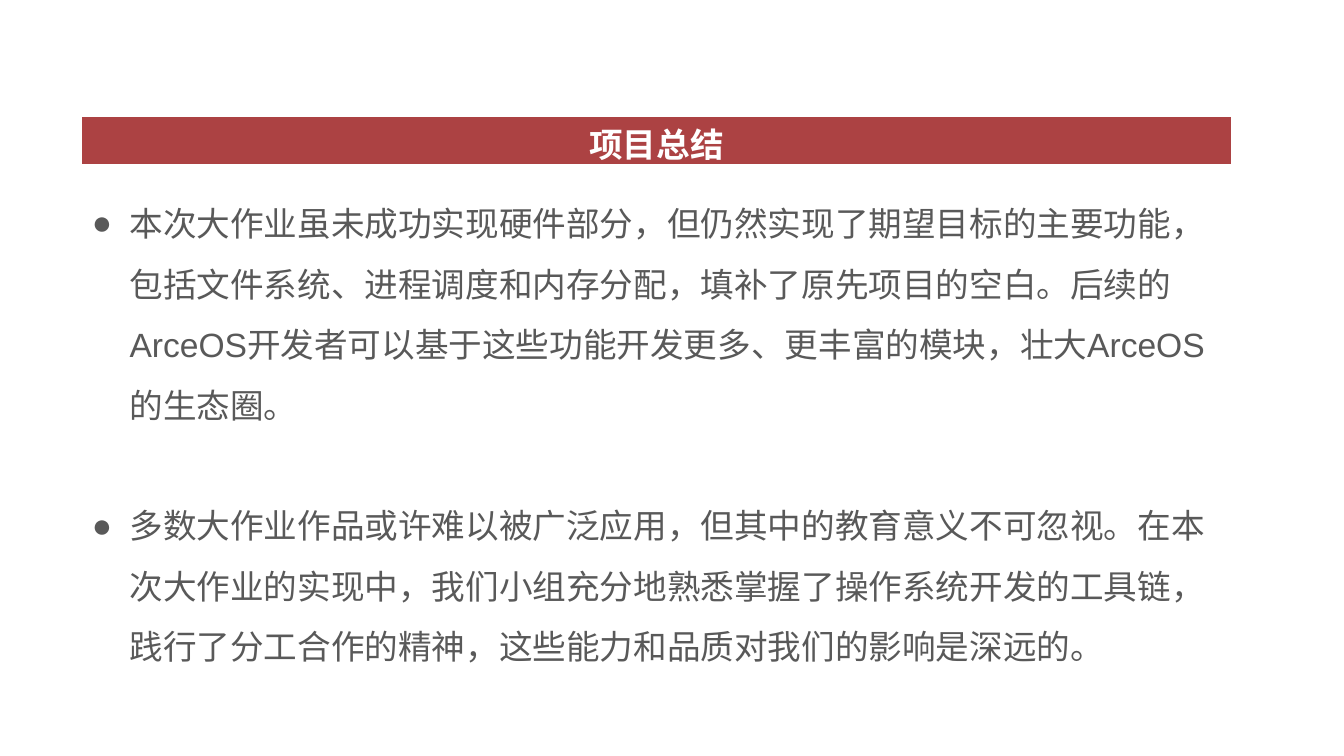
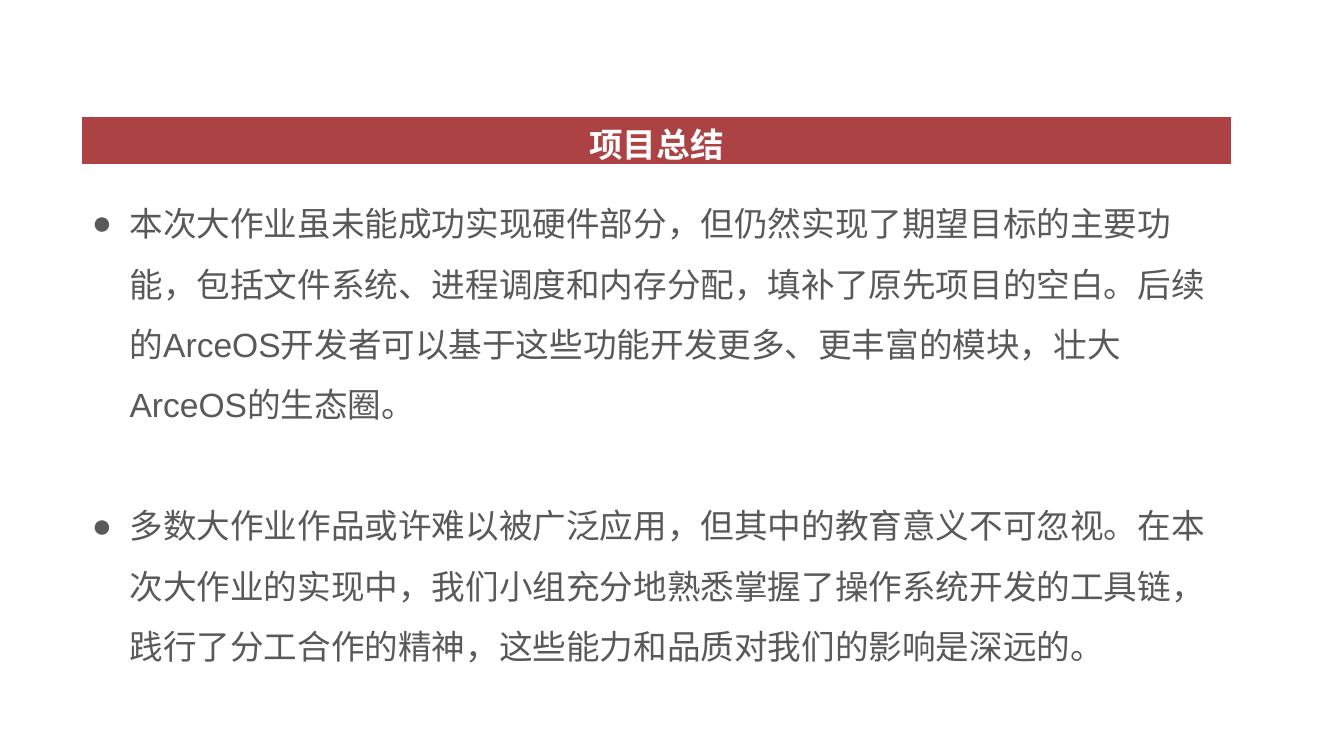
Before and after one commit to OSH-2023/Actus_Neopiritus, a slide deck: slide 39 of researches/结题汇报.pptx (slide 35 before the commit). Drawn at 1344x756 pixels with LibreOffice and Linux fonts; fonts in the diff are those of the drawing. Boxes give left, top, right and bottom in pixels: in the first picture for what was removed or moved away, otherwise in the second. Text is boxed around its words. In the diff, an @@ line names an element or a change of style, - is before the commit and + after.

```diff
--- a/researches/结题汇报.pptx
+++ b/researches/结题汇报.pptx
@@ text at (130,207,1205,420): text changed @@
-● 本次大作业虽未成功实现硬件部分，但仍然实现了期望目标的主要功能，包括文件系统、进程调度和内存分配，填补了原先项目的空白。后续的ArceOS开发者可以基于这些功能开发更多、更丰富的模块，壮大ArceOS的生态圈。
+● 本次大作业虽未能成功实现硬件部分，但仍然实现了期望目标的主要功能，包括文件系统、进程调度和内存分配，填补了原先项目的空白。后续的ArceOS开发者可以基于这些功能开发更多、更丰富的模块，壮大ArceOS的生态圈。
```
Also in this commit, not shown: 2 other slides changed, 6 slides added, 2 slides removed, 2 other files.
